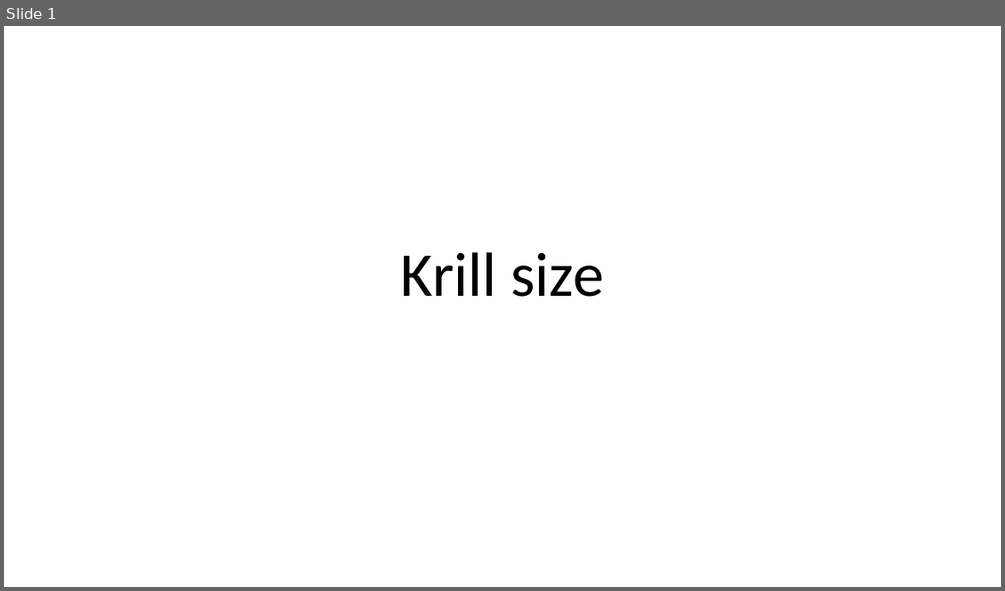
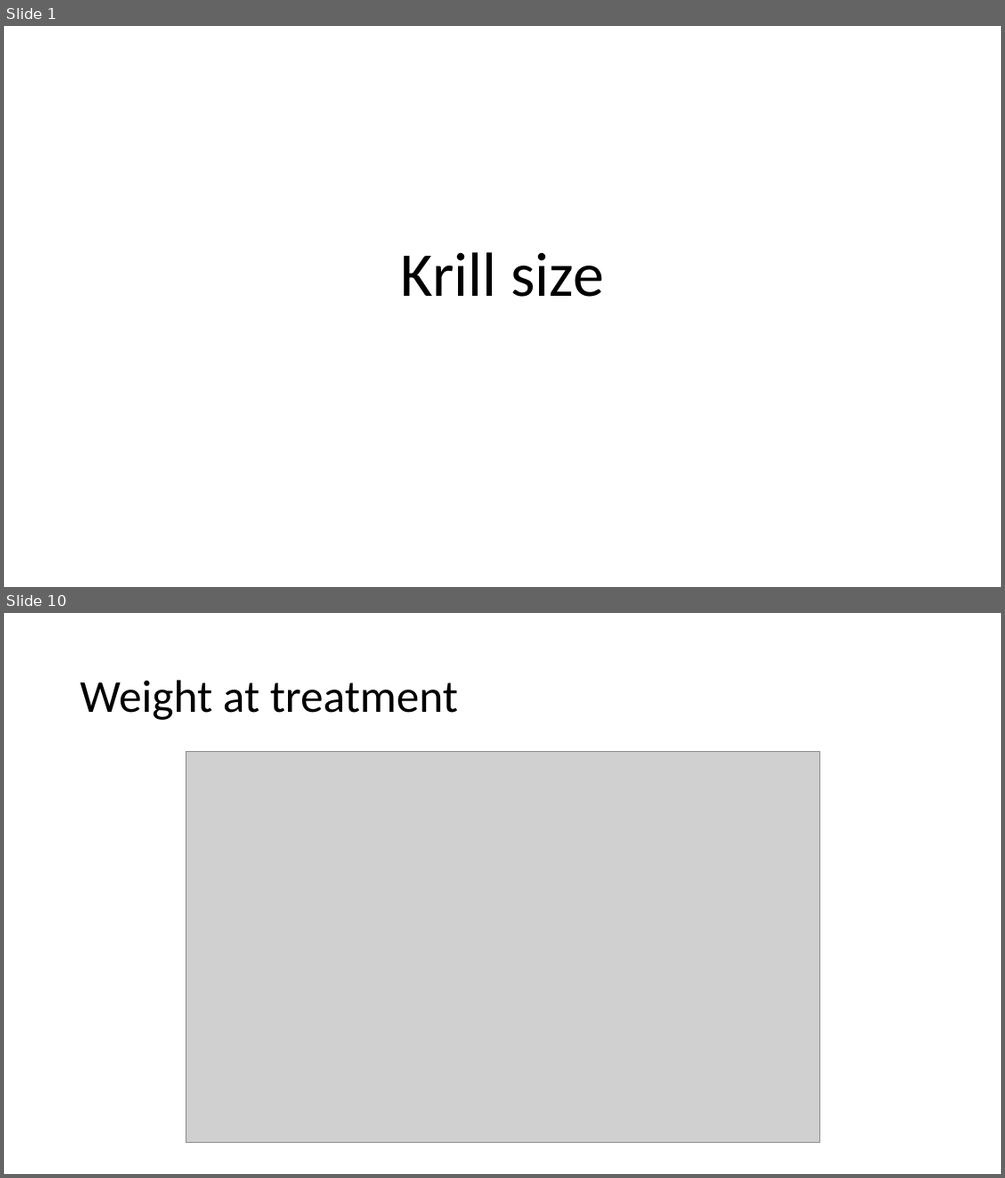
Before and after one commit to NWFSC-OA-lab/krill_size_2019, a slide deck: Krill size plots.pptx. Shown one above the other, each under a label of ours: slide 1 before the commit, slides 1 and 10 after it; the slides between them are not shown. The pictures are 1005x591 and 1005x1178 pixels, drawn with LibreOffice and Linux fonts; fonts in the diff are those of the drawing; grey boxes stand for pictures. Boxes give left, top, right and bottom in pixels: in the first picture for what was removed or moved away, otherwise in the second. Text is boxed around its words. In the diff, an @@ line names an element or a change of style, - is before the commit and + after.

```diff
--- a/Krill size plots.pptx
+++ b/Krill size plots.pptx
@@ slide 10 added at [4,613,1001,1174], background #FFFFFF @@
@@ title added at [80,680,458,720], 44 pt, text #000000 @@
+Weight at treatment
@@ picture added at [186,751,820,1143] @@
```
Also in this commit, not shown: 11 slides changed, 10 other slides added, 4 other files.
